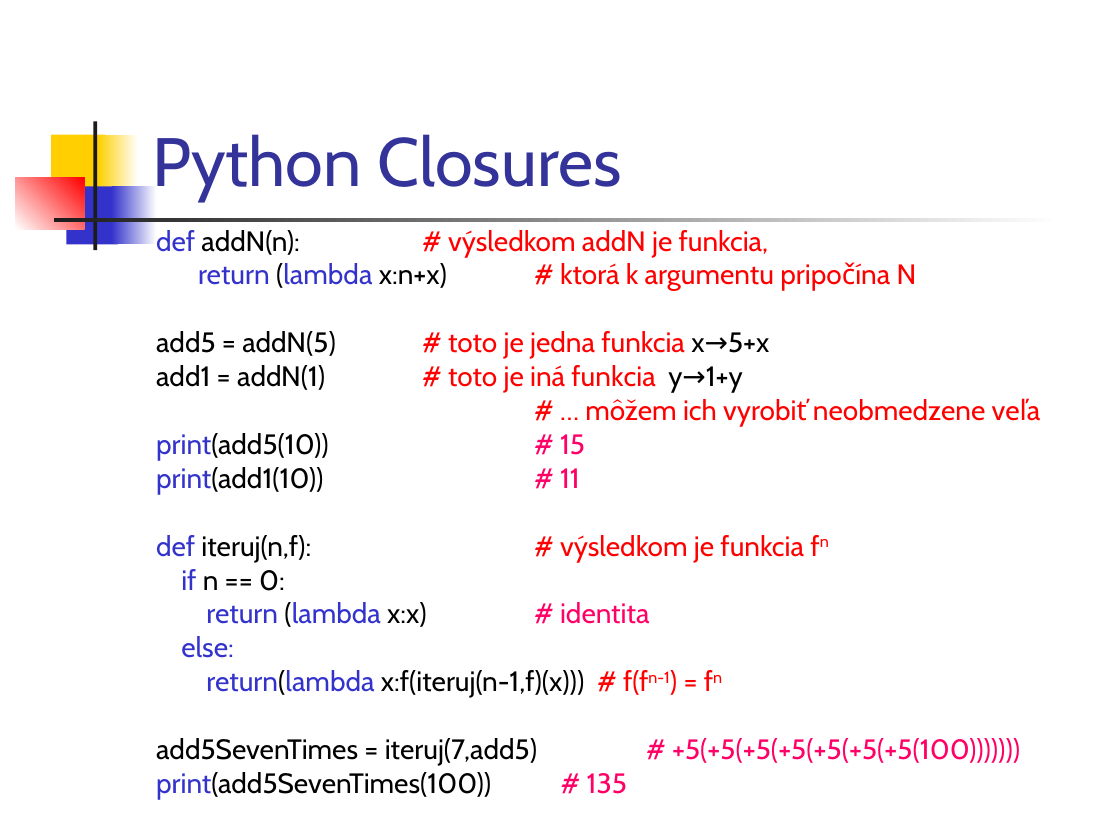
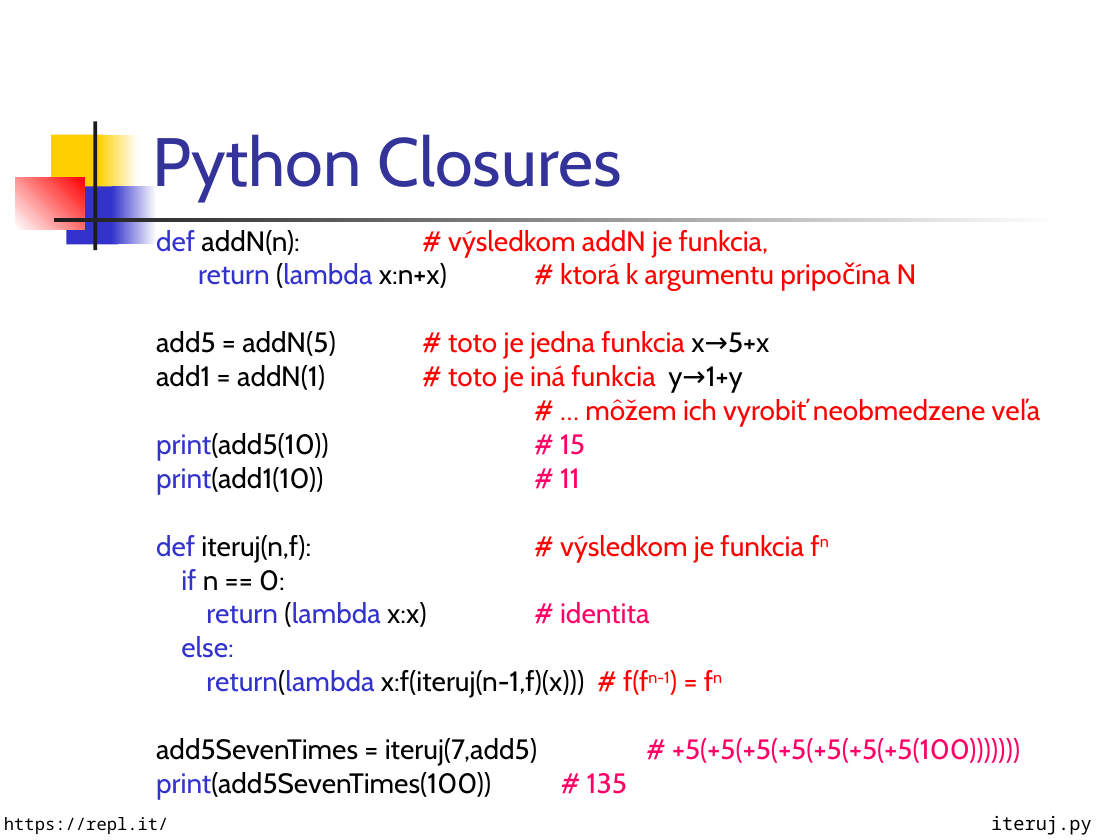
Before and after one commit to Funkcionalne/Prednasky, a slide deck: slide 10 of 01/01_fpro.ppt. Drawn at 1120x840 pixels with LibreOffice and Linux fonts; fonts in the diff are those of the drawing. Boxes give left, top, right and bottom in pixels: in the first picture for what was removed or moved away, otherwise in the second. Text is boxed around its words. In the diff, an @@ line names an element or a change of style, - is before the commit and + after.

```diff
--- a/01/01_fpro.ppt
+++ b/01/01_fpro.ppt
@@ text added at (x1=4, y1=817, x2=169, y2=834), 11 pt, text #000000 @@
+https://repl.it/
@@ text added at (x1=991, y1=816, x2=1092, y2=835), 12 pt, text #000000 @@
+iteruj.py
```
Also in this commit, not shown: 13 other slides changed, 1 other file.
